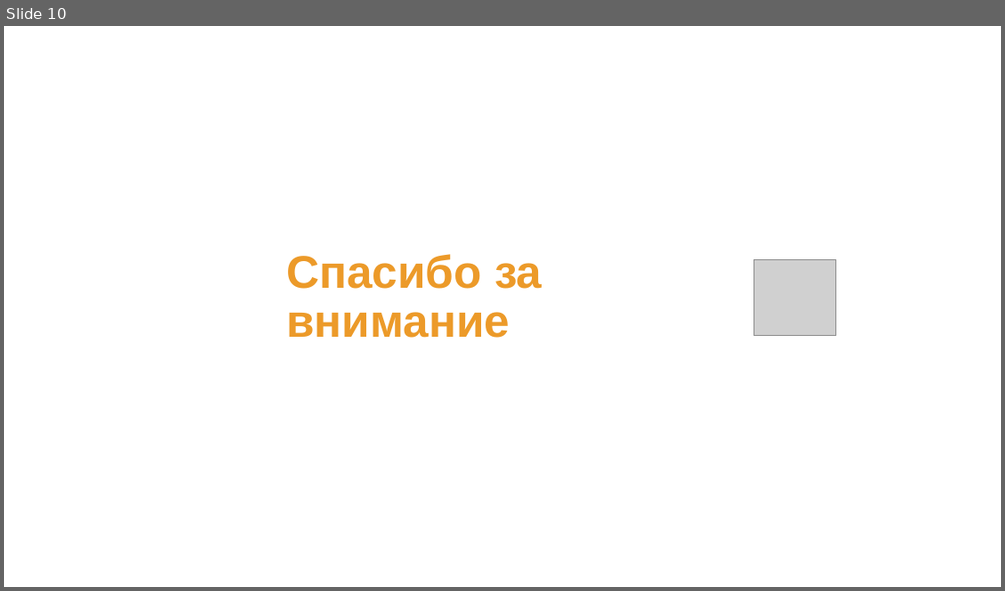
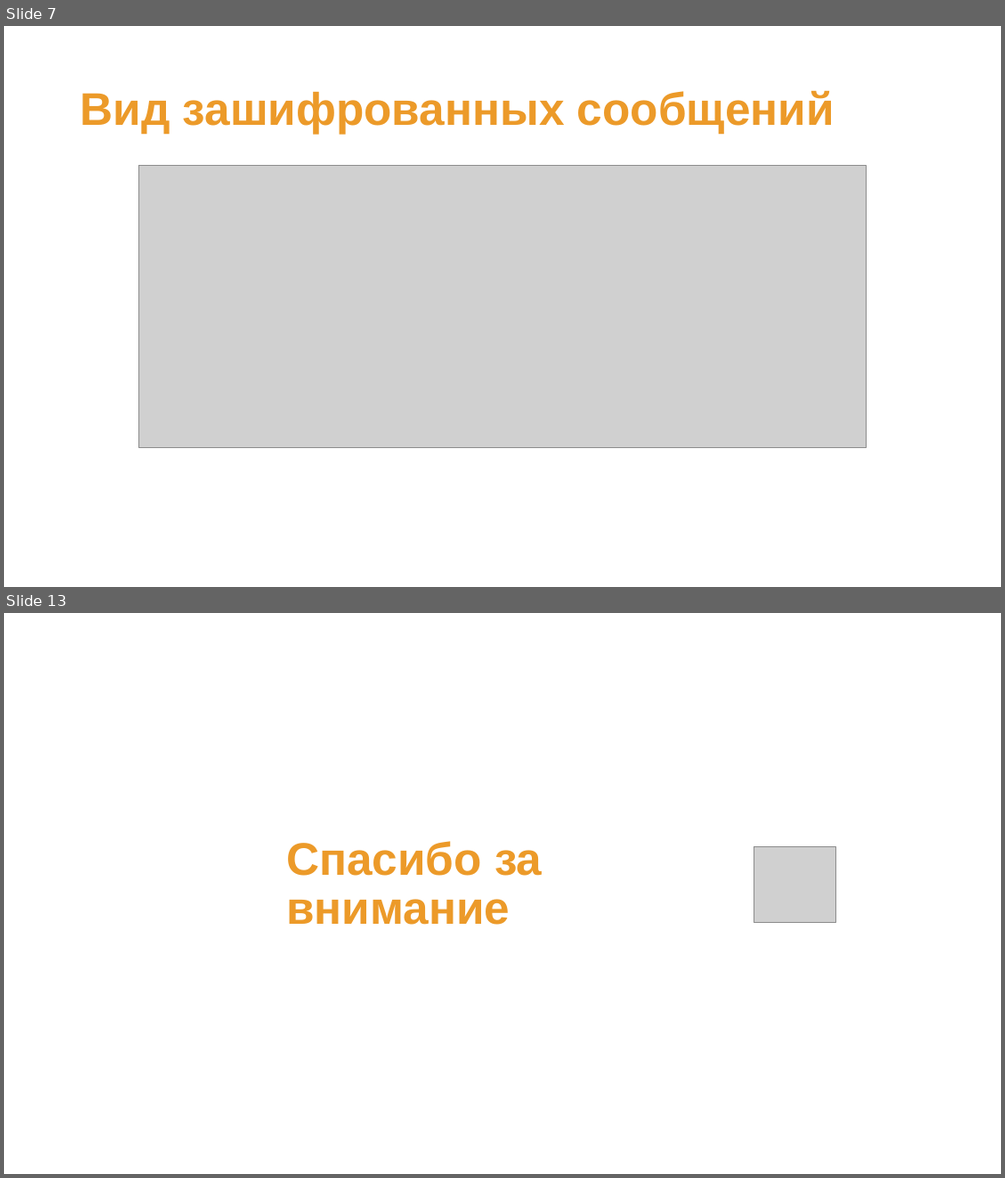
Before and after one commit to Nak1i1/Naki, a slide deck: Мессенджер Naki.pptx. Shown one above the other, each under a label of ours: slide 10 before the commit, slides 7 and 13 after it; the slides between them are not shown. The pictures are 1005x591 and 1005x1178 pixels, drawn with LibreOffice and Linux fonts; fonts in the diff are those of the drawing; grey boxes stand for pictures. Boxes give left, top, right and bottom in pixels: in the first picture for what was removed or moved away, otherwise in the second. Text is boxed around its words. In the diff, an @@ line names an element or a change of style, - is before the commit and + after.

```diff
--- a/Мессенджер Naki.pptx
+++ b/Мессенджер Naki.pptx
@@ slide 7 added at [4, 26, 1001, 587], background #FFFFFF @@
@@ title added at [80, 90, 834, 134], 44 pt, text #EC9A29, bold @@
+Вид зашифрованных сообщений
@@ picture added at [139, 166, 866, 448] @@
@@ what was slide 10 is now slide 13 @@
```
Also in this commit, not shown: 7 slides changed, 4 other slides added, 2 slides removed, 3 other files.
